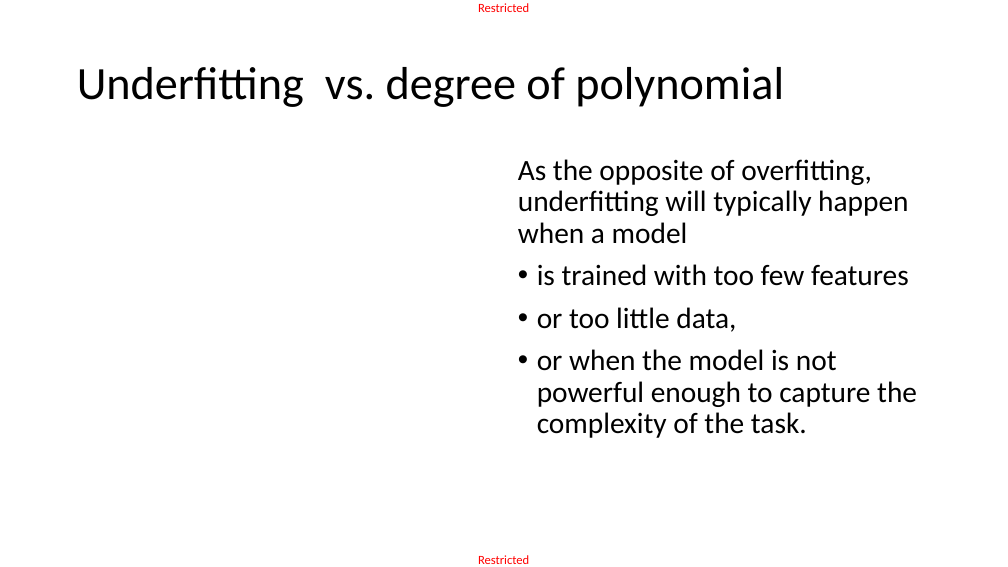
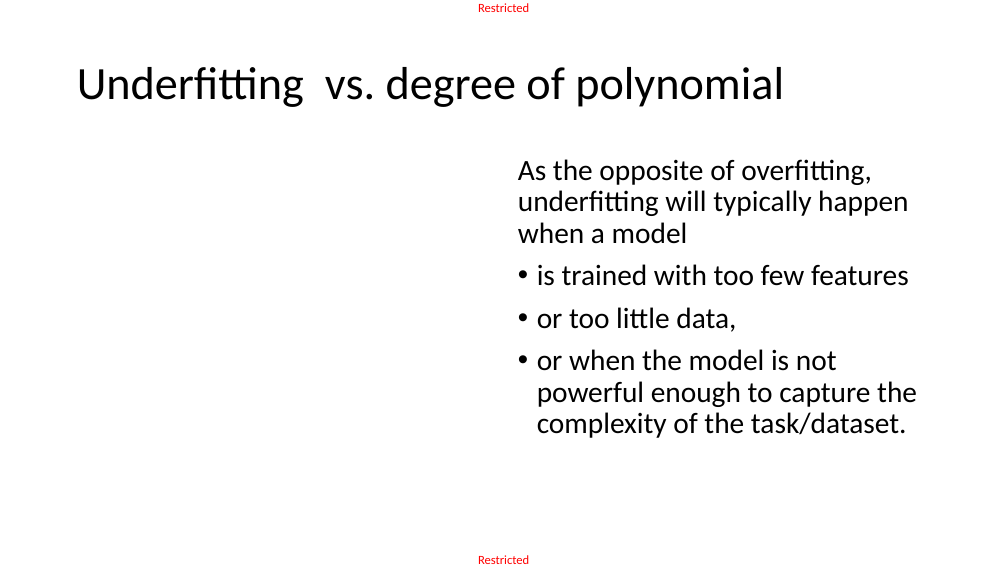
Before and after one commit to matthieudemari/SUTD_DL_50_039, a slide deck: slide 24 of W1/2. W1S2 final/W1S2.pptx (slide 25 before the commit). Drawn at 1008x567 pixels with LibreOffice and Linux fonts; fonts in the diff are those of the drawing; grey boxes stand for pictures. Boxes give left, top, right and bottom in pixels: in the first picture for what was removed or moved away, otherwise in the second. Text is boxed around its words. In the diff, an @@ line names an element or a change of style, - is before the commit and + after.

```diff
--- a/W1/2. W1S2 final/W1S2.pptx
+++ b/W1/2. W1S2 final/W1S2.pptx
@@ text at [537,349,917,438]: text changed @@
-• or when the model is not powerful enough to capture the complexity of the task.
+• or when the model is not powerful enough to capture the complexity of the task/dataset.
```
Also in this commit, not shown: 3 other slides changed, 1 slide added, 8 other files.
